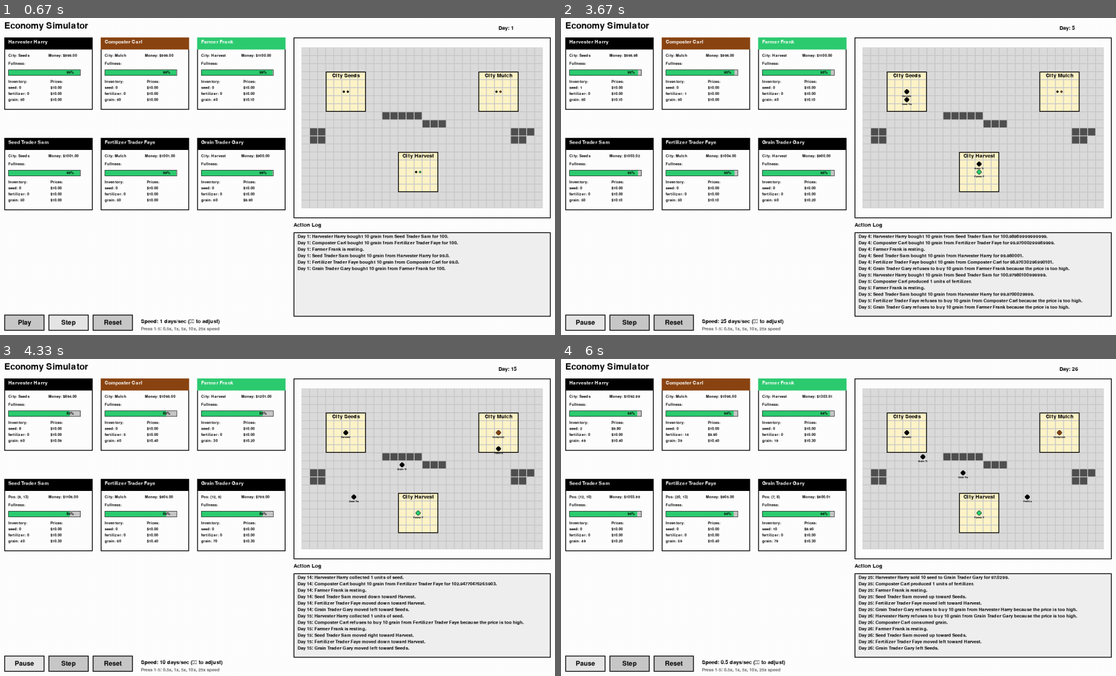
Above: before the commit, frames 1-4 (two rows, left to right).
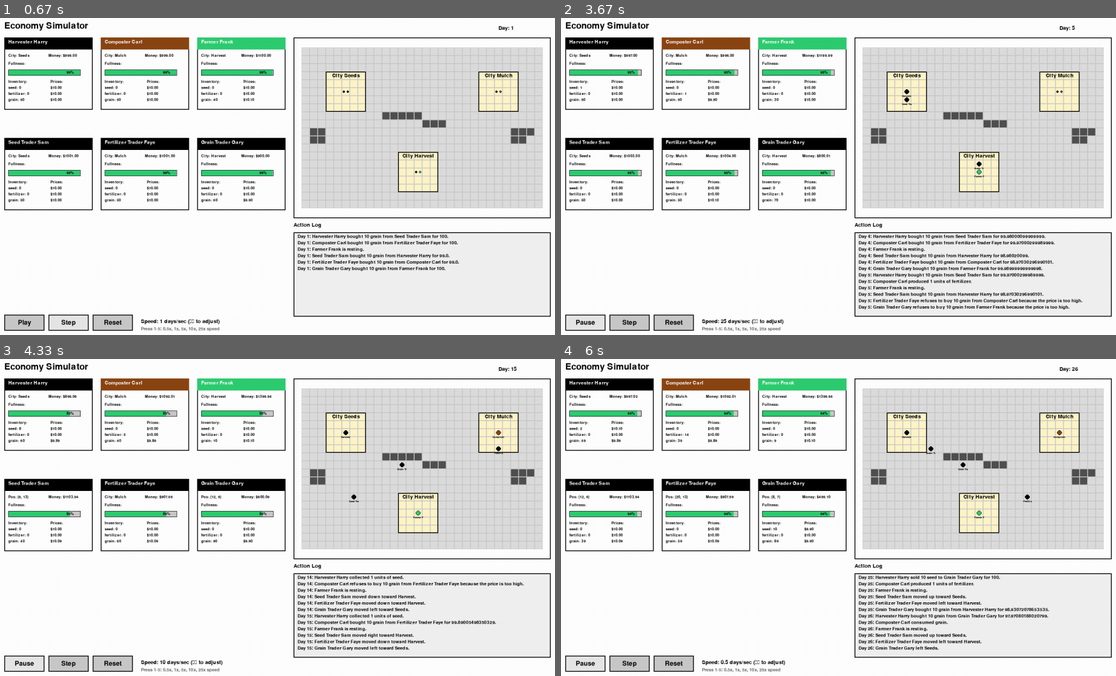
Above: after the commit, the same moments.

Repository: KentShikama/economy-simulator
Game: pygame game, started from economy-simulator-gui/pygame_gui.py
The game is run twice, just before and just after one commit, with the same random seed, the same clock (stepped at 60 frames per second) and the same inputs.
Inputs:
- Up to frame 1 (0.67 s): click "Step" at 0.38 s
- Up to frame 2 (3.67 s): click "Step" at 0.72 s; click "Step" at 1.05 s; hold Up 1.33-1.8 s; tap 1 at 1.48, 2.72 s; hold Down 1.83-2.13 s; tap 3 at 1.98, 3.12 s; hold Up 2.17-2.53 s; tap 4 at 2.32 s; hold Down 2.57-2.93 s; hold Up 2.97-3.27 s; click "Play" at 3.35 s; tap 5 at 3.63 s
- Up to frame 3 (4.33 s): hold Down 3.97-4.27 s; tap 3 at 4.12 s; hold Up from 4.3 s (still down)
- Up to frame 4 (6 s): tap 4 at 4.45, 5.58 s; release Up at 4.67 s; hold Down 4.7-5.07 s; tap 1 at 4.85, 5.92 s; hold Up 5.1-5.4 s; tap 3 at 5.25 s; hold Down 5.43-5.73 s; hold Up from 5.77 s (still down)

Frame 1 is identical in both runs. In frame 2, 0.5% of the frame differs, in the area x 10-92%, y 11-88%; in frame 3, 0.6%; in frame 4, 0.7%, in the area x 3-94%, y 11-82%.

Commit message:
Split out price change types

Diff:
--- a/analytics.py
+++ b/analytics.py
@@ -531,8 +531,8 @@
 
     def chart_peddler_travel(self):
         """Chart 5: Peddler travel record for last 100 days"""
-        # Get peddlers (agents with 'Peddler' in their name)
-        peddlers = [person for person in self.df['person'].unique() if 'Peddler' in person]
+        # Get peddlers (agents with 'Peddler' or 'Trader' in their name)
+        peddlers = [person for person in self.df['person'].unique() if 'Peddler' in person or 'Trader' in person]
 
         if not peddlers:
             plt.text(0.5, 0.5, 'No peddlers found in data', ha='center', va='center')
--- a/economy-simulator-gui/agents.py
+++ b/economy-simulator-gui/agents.py
@@ -31,8 +31,12 @@
 class ActionType(Enum):
     BUY_SUCCESS = "buy_success"
     BUY_REFUSED = "buy_refused"
+    BUY_CANT_AFFORD = "buy_cant_afford"
+    BUY_NO_SELLERS = "buy_no_sellers"
     SELL_SUCCESS = "sell_success"
     SELL_REFUSED = "sell_refused"
+    SELL_CANT_AFFORD = "sell_cant_afford"
+    SELL_NO_BUYERS = "sell_no_buyers"
     PRODUCE = "produce"
     COLLECT = "collect"
     GROW = "grow"
@@ -126,11 +130,28 @@
                 other_person.prices[item] *= (1 + PRICE_ADJUSTMENT_RATE)
             elif action_type == ActionType.BUY_REFUSED:
                 self.prices[item] *= (1 + PRICE_ADJUSTMENT_RATE)
+                if other_person is not None:
+                    other_person.prices[item] *= (1 - PRICE_ADJUSTMENT_RATE)
+            elif action_type == ActionType.BUY_CANT_AFFORD:
+                # Buyer's price doesn't change - they have no money
+                # Seller lowers price to try to make a sale
+                if other_person is not None:
+                    other_person.prices[item] *= (1 - PRICE_ADJUSTMENT_RATE)
+            elif action_type == ActionType.BUY_NO_SELLERS:
+                pass
             elif action_type == ActionType.SELL_SUCCESS:
                 self.prices[item] *= (1 + PRICE_ADJUSTMENT_RATE)
                 other_person.prices[item] *= (1 - PRICE_ADJUSTMENT_RATE)
             elif action_type == ActionType.SELL_REFUSED:
                 self.prices[item] *= (1 - PRICE_ADJUSTMENT_RATE)
+                if other_person is not None:
+                    other_person.prices[item] *= (1 + PRICE_ADJUSTMENT_RATE)
+            elif action_type == ActionType.SELL_CANT_AFFORD:
+                # Seller lowers price when buyer can't afford
+                self.prices[item] *= (1 - PRICE_ADJUSTMENT_RATE)
+                # Buyer's price doesn't change - they have no money
+            elif action_type == ActionType.SELL_NO_BUYERS:
+                pass
 
     def buy(self, item, other_people: List['Person']):
         # People can trade if they're in the same city (including None for traveling)
@@ -151,9 +172,9 @@
                 return ActionResult(ActionType.BUY_SUCCESS, item, message, seller)
             else:
                 message = f"{self.name} cannot afford {TRADE_UNIT_SIZE} {item}."
-                return ActionResult(ActionType.BUY_REFUSED, item, message, seller)
-        message = f"{self.name} tried to buy {TRADE_UNIT_SIZE} {item}, but insufficient stock available (need {TRADE_UNIT_SIZE}+ units)."
-        return ActionResult(ActionType.BUY_REFUSED, item, message, None)
+                return ActionResult(ActionType.BUY_CANT_AFFORD, item, message, seller)
+        message = f"{self.name} tried to buy {TRADE_UNIT_SIZE} {item}, but there are no sellers in {self.city}."
+        return ActionResult(ActionType.BUY_NO_SELLERS, item, message, None)
 
     def sell(self, item, other_people: List['Person']):
         if self.inventory[item] < TRADE_UNIT_SIZE:
@@ -178,16 +199,16 @@
                 message = f"{self.name} sold {TRADE_UNIT_SIZE} {item} to {buyer.name} for {price}."
                 return ActionResult(ActionType.SELL_SUCCESS, item, message, buyer)
             message = f"{self.name} cannot sell {TRADE_UNIT_SIZE} {item} because no one can afford it."
-            return ActionResult(ActionType.SELL_REFUSED, item, message, buyer)
+            return ActionResult(ActionType.SELL_CANT_AFFORD, item, message, buyer)
         message = f"{self.name} tried to sell {TRADE_UNIT_SIZE} {item}, but there are no buyers in {self.city}."
-        return ActionResult(ActionType.SELL_REFUSED, item, message, None)
+        return ActionResult(ActionType.SELL_NO_BUYERS, item, message, None)
 
     def can_sell_profitably(self, item, other_people_in_city):
         """Check if we can sell an item profitably in current city"""
         if self.inventory[item] >= TRADE_UNIT_SIZE and other_people_in_city:
             buyer = max(other_people_in_city, key=lambda x: x.prices[item])
-            profit_margin = (buyer.prices[item] - self.prices[item]) * TRADE_UNIT_SIZE
-            return profit_margin > 0
+            # Can sell profitably if buyer's price is above our own price
+            return buyer.prices[item] > self.prices[item]
         return False
 
     def can_buy_profitably(self, item, other_people_in_city):
@@ -196,8 +217,8 @@
         if sellers:
             seller = min(sellers, key=lambda x: x.prices[item])
             if self.money >= seller.prices[item] * TRADE_UNIT_SIZE:
-                profit_margin = (self.prices[item] - seller.prices[item]) * TRADE_UNIT_SIZE
-                return profit_margin > 0
+                # Can buy profitably if seller's price is below our own price
+                return seller.prices[item] < self.prices[item]
         return False
 
     def calculate_grain_survival_weight(self, other_people_in_city):
@@ -497,6 +518,10 @@
             return 1
         return 0
 
+    def get_sellable_grain_units(self):
+        """Calculate how many grain units can be sold while maintaining survival reserve"""
+        return max(0, (self.inventory["grain"] - SURVIVAL_RESERVE) // TRADE_UNIT_SIZE)
+
     def act(self, other_people: List['Person'], grid: Grid):
         # Can move to all cities but only trades grain
         actions = ['move_to_Seeds', 'move_to_Mulch', 'move_to_Harvest', 'buy_grain', 'sell_grain', 'consume_grain']
@@ -507,7 +532,9 @@
         except ValueError:
             action = 'do_nothing'
 
-        if 'move_to_' in action:
+        if action == 'do_nothing':
+            return f"{self.name} did nothing at {self.city if self.city else 'traveling'}"
+        elif 'move_to_' in action:
             destination_city = action.split('_')[-1]
             return self.move_toward_target(grid, destination_city)
         elif 'buy' in action:
@@ -535,7 +562,7 @@
             elif action == 'sell_grain' and self.city is not None:
                 if self.can_sell_profitably('grain', other_people_in_city):
                     # Only sell if we have more than survival reserve
-                    sellable_units = max(0, (self.inventory["grain"] - SURVIVAL_RESERVE) // TRADE_UNIT_SIZE)
+                    sellable_units = self.get_sellable_grain_units()
                     weights[i] = sellable_units
             elif 'move_to_' in action:
                 destination_city = action.split('_')[-1]
@@ -549,7 +576,7 @@
                     if people_in_dest:
                         # Check if we can buy or sell profitably there
                         can_buy_prof = self.can_buy_profitably('grain', people_in_dest)
-                        can_sell_prof = self.can_sell_profitably('grain', people_in_dest)
+                        can_sell_prof = self.can_sell_profitably('grain', people_in_dest) and self.get_sellable_grain_units() > 0
                         if can_buy_prof or can_sell_prof:
                             weights[i] = 1
         return weights
Binary file changed: charts/01_agent_wealth.png
Binary file changed: charts/02_inventory_by_agent.png
Binary file changed: charts/03_prices_by_agent.png
Binary file changed: charts/04_agent_crisis_actions.png
Binary file changed: charts/05_peddler_travel.png
Binary file changed: charts/06_market_efficiency.png
Binary file changed: charts/07_supply_demand.png
Binary file changed: charts/08_agent_weights.png
